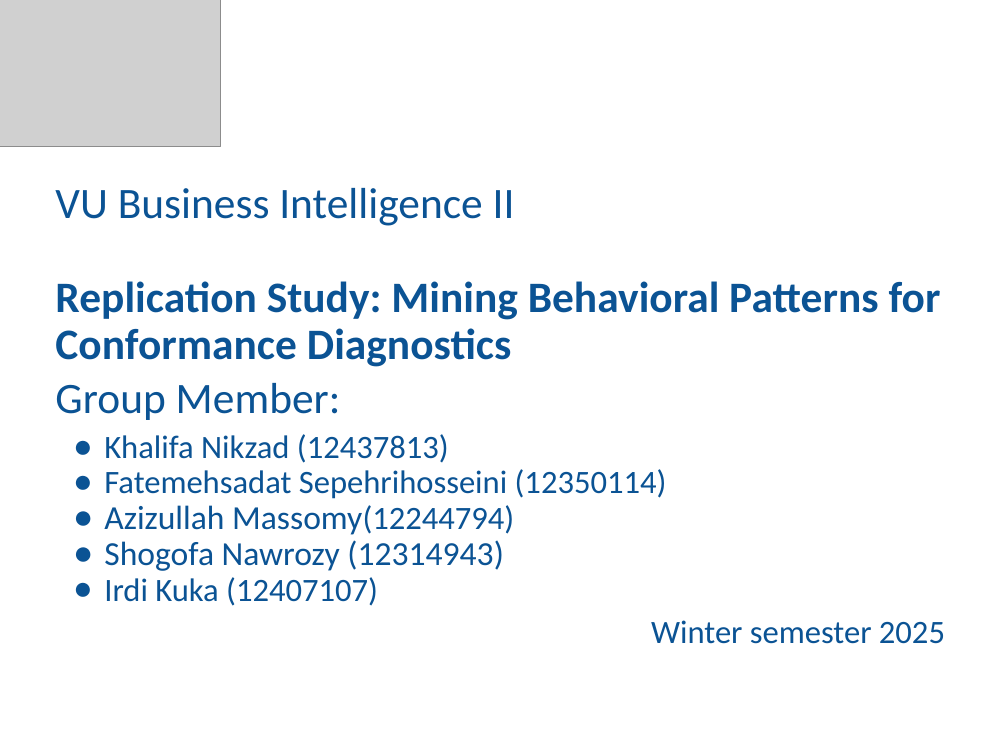
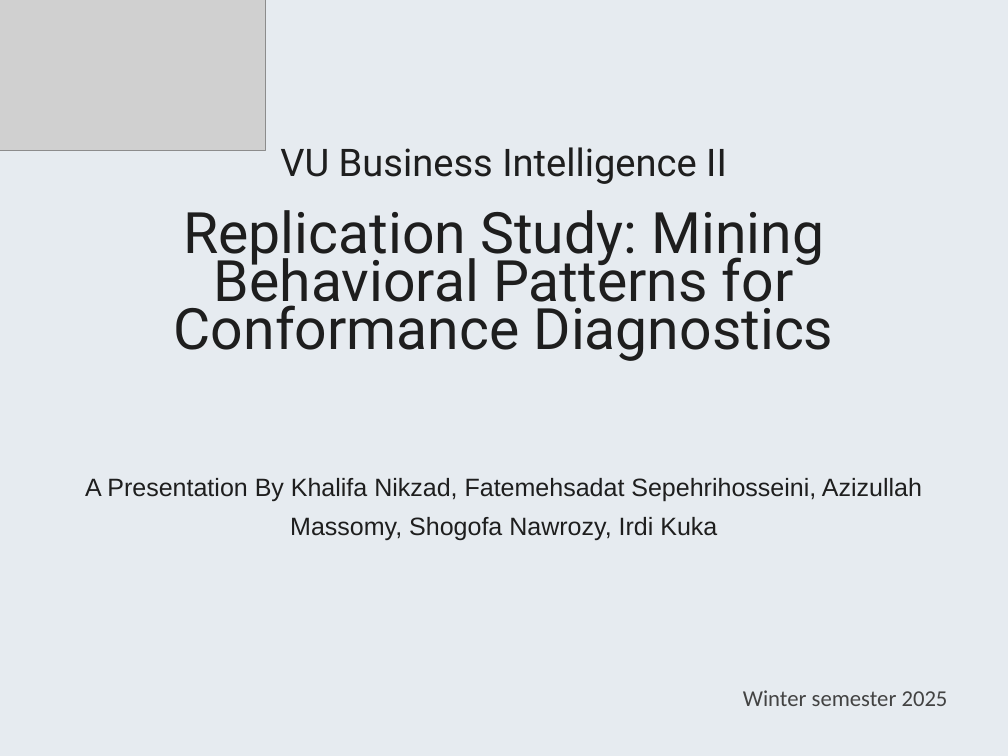
Before and after one commit to knikzad/process-mining-conformance-diagnostics-replication, a slide deck: slide 1 of presentation/Replication_Presentation.pptx. Drawn at 1008x756 pixels with LibreOffice and Linux fonts; fonts in the diff are those of the drawing; grey boxes stand for pictures. Boxes give left, top, right and bottom in pixels: in the first picture for what was removed or moved away, otherwise in the second. Text is boxed around its words. In the diff, an @@ line names an element or a change of style, - is before the commit and + after.

Commit message:
update presentation with redesigned theme

```diff
--- a/presentation/Replication_Presentation.pptx
+++ b/presentation/Replication_Presentation.pptx
@@ background #FFFFFF to #E6EBF0 @@
@@ picture: place and size @@
-picture at [0,0,221,146]
+picture at [0,0,265,150]
@@ text "VU Business Intelligence II": place and size @@
-text "VU Business Intelligence II" at [55,188,945,644]
+text "VU Business Intelligence II" at [85,147,948,706]
@@ text at [174,147,948,706]: size 31 to 27.2 pt in "VU Business Intelligence II"; font Calibri to Roboto, text colour #0B5394 to #1E1E1E in "VU Business Intelligence II", "Replication Study: Mining Behavioral Patterns for Conformanc ..."; size 31 to 40.8 pt, bold off in "Replication Study: Mining Behavioral Patterns for Conformanc ..."; size 23.3 to 16.1 pt, text colour #0B5394 to #434343 in "Winter semester 2025"; alignment left to centre; line spacing 0.9 to 0.7; line spacing 0.9 to 0.6 @@
@@ text at [85,478,922,540]: text changed; size 23.3 to 17.9 pt; font Calibri to Arial; text colour #0B5394 to #1E1E1E @@
-Group Member:
-● Khalifa Nikzad (12437813)
-● Fatemehsadat Sepehrihosseini (12350114)
-● Azizullah Massomy(12244794)
-● Shogofa Nawrozy (12314943)
-● Irdi Kuka (12407107)
+A Presentation By Khalifa Nikzad, Fatemehsadat Sepehrihosseini, Azizullah Massomy, Shogofa Nawrozy, Irdi Kuka
```
Also in this commit, not shown: 13 other slides changed, 1 slide added, 1 other file.
